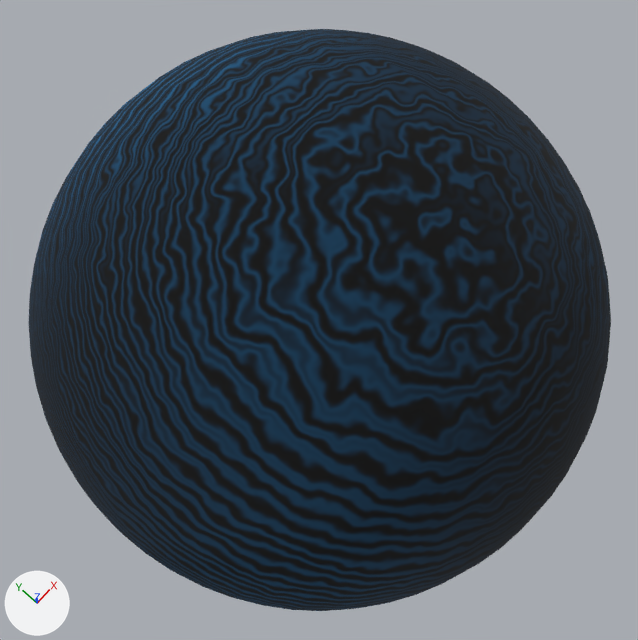
A saved change to the Blender file models/stars_v02.blend.
One viewpoint serves both versions: a 50 mm lens placed at (-0.599, -0.508, 3.71), pointed at (-0.009, 0.031, 0.608). The axes (+X, +Y, +Z) are drawn at lower left. The lights are the same throughout.
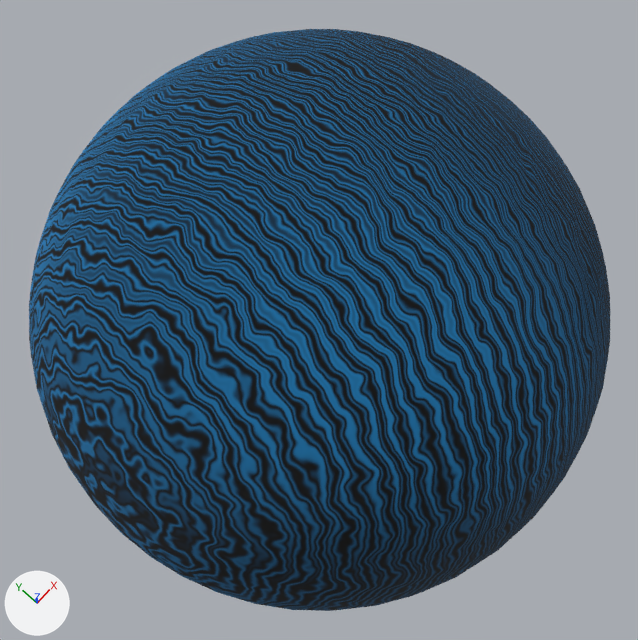
Changed parts and their boxes (x1, y1, x2, y2) in the pictures (638 x 640 px):
'Sphere.001', recoloured, turned: before (29, 29, 611, 611); after (29, 29, 610, 611)

Edits to the bpy script that builds the scene:
```text
Change mat_material_001:
    where n6 = _N.new('ShaderNodeValToRGB'); n6.name = 'ColorRamp'
    remove _e = n6.color_ramp.elements.new(1.0); _e.color = (0.0167, 0.423, 1.0, 1.0)
    add _e = n6.color_ramp.elements.new(0.191); _e.color = (0.0167, 0.423, 1.0, 1.0)
Change ob_sphere_001:
    ob_sphere_001.rotation_euler: (3.005, 1.299, 2.877) -> (3.005, -3.55, 2.877)  # degrees (172, 74, 165) -> degrees (172, -203, 165)
```
